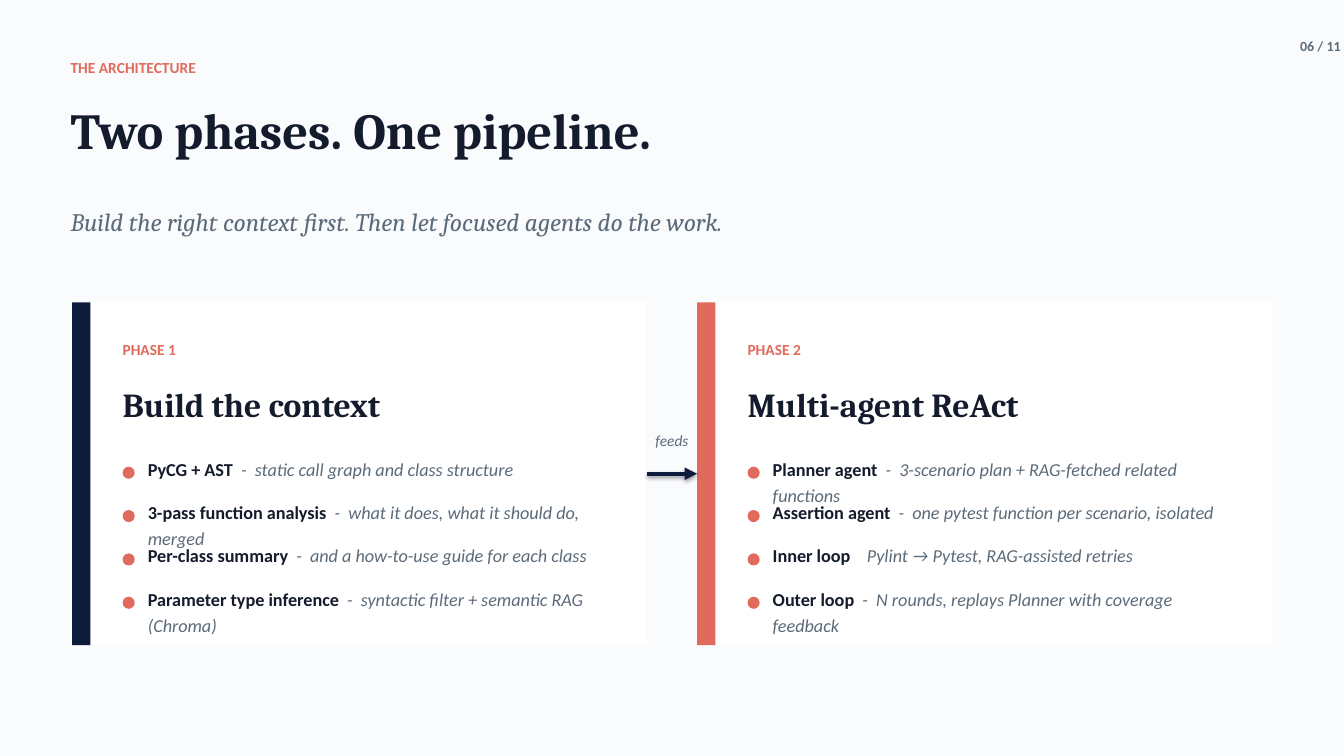
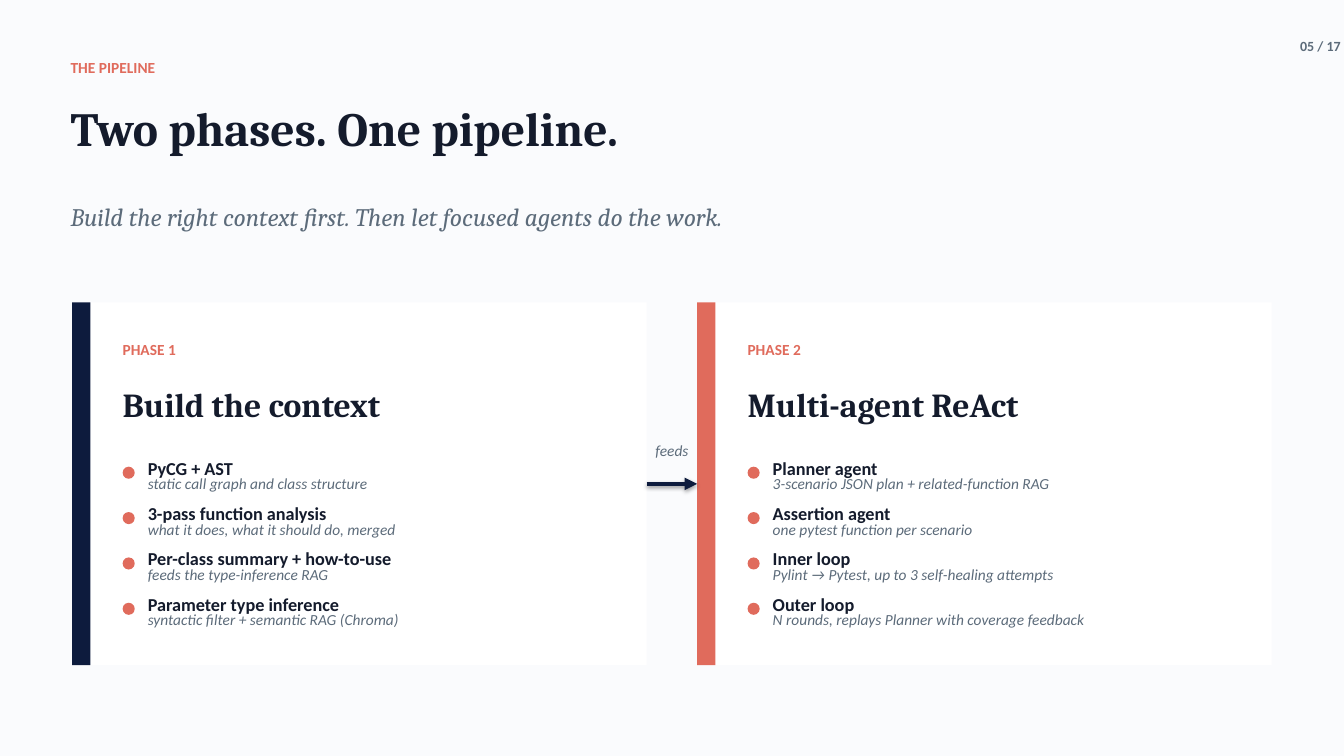
Before and after one commit to MarioJoaoGR/MARTA, a slide deck: slide 5 of MARTA_presentation.pptx (slide 6 before the commit). Drawn at 1344x756 pixels with LibreOffice and Linux fonts; fonts in the diff are those of the drawing. Boxes give left, top, right and bottom in pixels: in the first picture for what was removed or moved away, otherwise in the second. Text is boxed around its words. In the diff, an @@ line names an element or a change of style, - is before the commit and + after.

```diff
--- a/MARTA_presentation.pptx
+++ b/MARTA_presentation.pptx
@@ text at (x1=1300, y1=42, x2=1341, y2=51): text changed @@
-06 / 11
+05 / 17
@@ text at (x1=71, y1=63, x2=155, y2=73): text changed @@
-THE ARCHITECTURE
+THE PIPELINE
@@ text "Two phases. One pipeline." at (x1=71, y1=113, x2=619, y2=156): size 36 to 34 pt @@
@@ text "Build the right context first. ..." moved from (x1=71, y1=213, x2=722, y2=237) to (x1=71, y1=208, x2=722, y2=232) @@
@@ rectangle resized from (x1=73, y1=302, x2=647, y2=645) to (x1=73, y1=302, x2=647, y2=665) @@
@@ rectangle resized from (x1=73, y1=302, x2=91, y2=645) to (x1=73, y1=302, x2=91, y2=665) @@
@@ rectangle resized from (x1=698, y1=302, x2=1272, y2=645) to (x1=698, y1=302, x2=1272, y2=665) @@
@@ rectangle resized from (x1=698, y1=302, x2=716, y2=645) to (x1=698, y1=302, x2=716, y2=665) @@
@@ text "feeds" moved from (x1=655, y1=435, x2=688, y2=448) to (x1=655, y1=445, x2=688, y2=458) @@
@@ text at (x1=148, y1=476, x2=367, y2=492): text changed; size 13 to 11 pt @@
-PyCG + AST - static call graph and class structure
+static call graph and class structure
@@ text added at (x1=148, y1=463, x2=232, y2=480), 13 pt, text #141B2C, bold @@
+PyCG + AST
@@ text at (x1=773, y1=476, x2=1049, y2=492): text changed; size 13 to 11 pt @@
-Planner agent - 3-scenario plan + RAG-fetched related functions
+3-scenario JSON plan + related-function RAG
@@ text added at (x1=773, y1=462, x2=877, y2=480), 13 pt, text #141B2C, bold @@
+Planner agent
@@ text added at (x1=148, y1=507, x2=327, y2=525), 13 pt, text #141B2C, bold @@
+3-pass function analysis
@@ arrow moved from (647, 474) - (698, 474) to (647, 484) - (698, 484) @@
@@ text added at (x1=773, y1=507, x2=890, y2=525), 13 pt, text #141B2C, bold @@
+Assertion agent
@@ text at (x1=148, y1=522, x2=395, y2=538): text changed; size 13 to 11 pt @@
-3-pass function analysis - what it does, what it should do, merged
+what it does, what it should do, merged
@@ text at (x1=773, y1=522, x2=972, y2=538): text changed; size 13 to 11 pt @@
-Assertion agent - one pytest function per scenario, isolated
+one pytest function per scenario
@@ text at (x1=148, y1=552, x2=391, y2=570): text changed; text colour #5C6B7A to #141B2C; bold on; italic off @@
-Per-class summary - and a how-to-use guide for each class
+Per-class summary + how-to-use
@@ text added at (x1=148, y1=567, x2=328, y2=583), 11 pt, text #5C6B7A, italic @@
+feeds the type-inference RAG
@@ text at (x1=773, y1=552, x2=851, y2=570): text changed; text colour #5C6B7A to #141B2C; bold on; italic off @@
-Inner loop Pylint → Pytest, RAG-assisted retries
+Inner loop
@@ text added at (x1=773, y1=567, x2=1053, y2=583), 11 pt, text #5C6B7A, italic @@
+Pylint → Pytest, up to 3 self-healing attempts
@@ text added at (x1=148, y1=598, x2=340, y2=616), 13 pt, text #141B2C, bold @@
+Parameter type inference
@@ text added at (x1=773, y1=598, x2=855, y2=616), 13 pt, text #141B2C, bold @@
+Outer loop
@@ text at (x1=148, y1=614, x2=399, y2=628): text changed; size 13 to 11 pt @@
-Parameter type inference - syntactic filter + semantic RAG (Chroma)
+syntactic filter + semantic RAG (Chroma)
@@ 4 ellipses moved together from (x1=123, y1=554, x2=760, y2=609) to (x1=123, y1=558, x2=760, y2=615) @@
@@ text at (x1=773, y1=612, x2=1084, y2=628): text changed; size 13 to 11 pt @@
-Outer loop - N rounds, replays Planner with coverage feedback
+N rounds, replays Planner with coverage feedback
```
Also in this commit, not shown: 1 other slide changed, 15 slides added, 9 slides removed, 1 other file.
